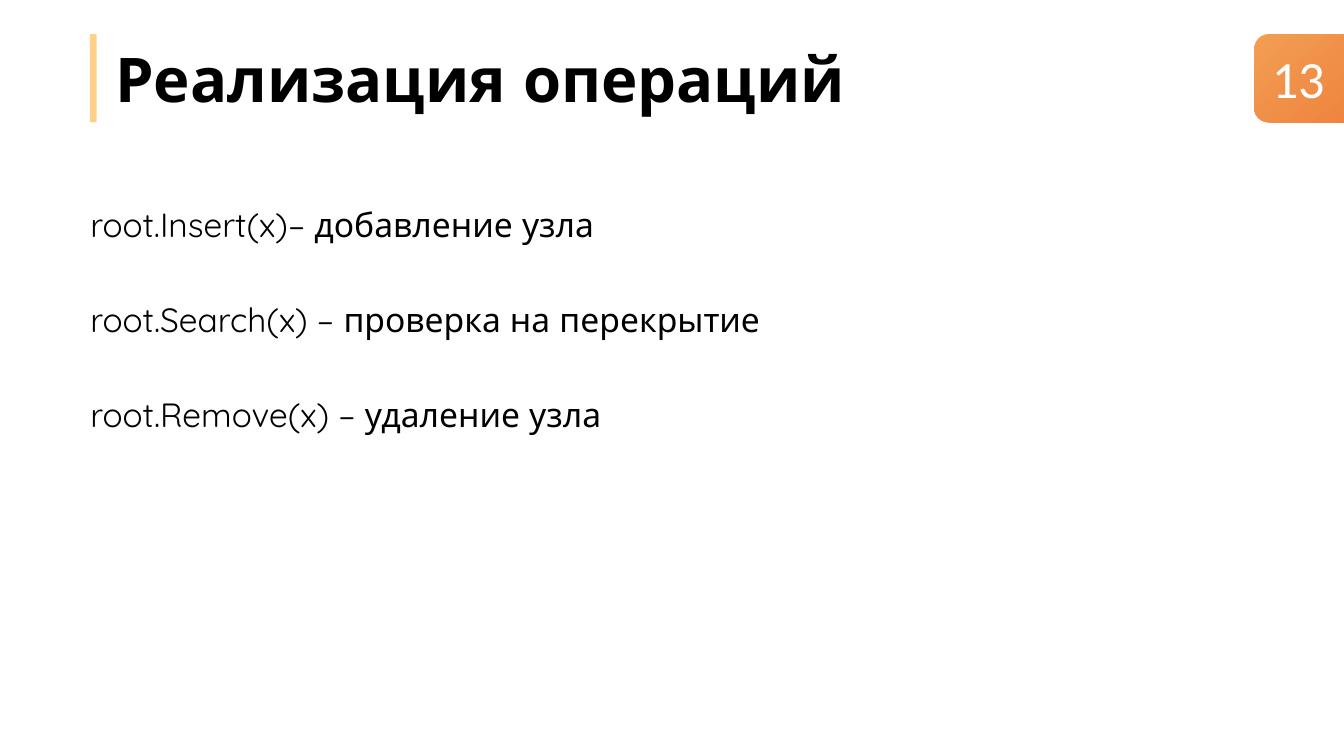
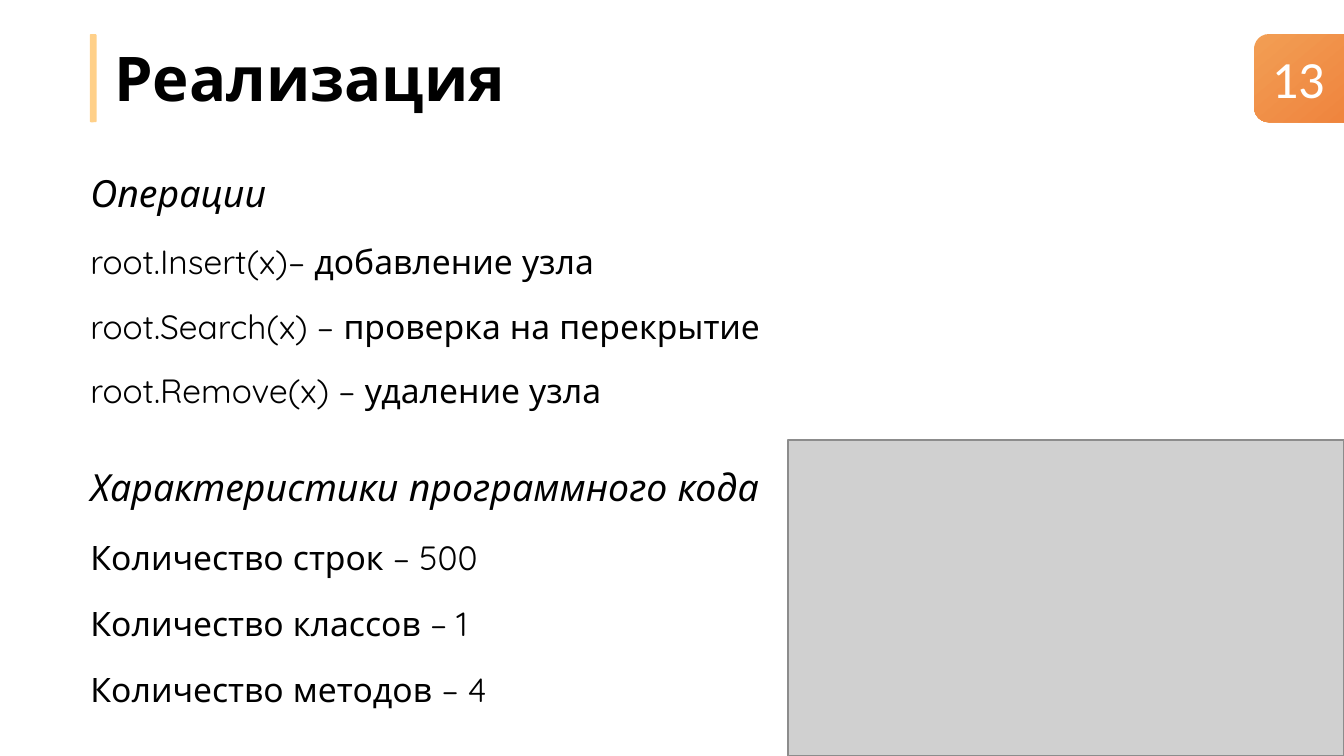
Before and after one commit to nikitachurganov/Interval-Tree, a slide deck: slide 13 of Дерево интервалов.pptx. Drawn at 1344x756 pixels with LibreOffice and Linux fonts; fonts in the diff are those of the drawing; grey boxes stand for pictures. Boxes give left, top, right and bottom in pixels: in the first picture for what was removed or moved away, otherwise in the second. Text is boxed around its words. In the diff, an @@ line names an element or a change of style, - is before the commit and + after.

Commit message:
pptx

```diff
--- a/Дерево интервалов.pptx
+++ b/Дерево интервалов.pptx
@@ text at (114, 57, 505, 113): text changed @@
-Реализация операций
+Реализация
@@ text added at (90, 180, 266, 216), 20 pt, text #000000, italic @@
+Операции
@@ text "root.Insert(x)– добавление узла": place and size @@
-text "root.Insert(x)– добавление узла" at (90, 211, 594, 245)
+text "root.Insert(x)– добавление узла" at (90, 248, 594, 282)
@@ text "root.Search(x) – проверка на перекрытие": place and size @@
-text "root.Search(x) – проверка на перекрытие" at (90, 307, 759, 340)
+text "root.Search(x) – проверка на перекрытие" at (90, 314, 759, 347)
@@ text "root.Remove(x) – удаление узла": place and size @@
-text "root.Remove(x) – удаление узла" at (90, 403, 601, 435)
+text "root.Remove(x) – удаление узла" at (90, 379, 601, 411)
@@ picture added at (788, 439, 1344, 755) @@
@@ text added at (90, 472, 759, 510), 20 pt, text #000000, italic @@
+Характеристики программного кода
@@ text added at (90, 546, 477, 578), 18 pt, text #000000 @@
+Количество строк – 500
@@ text added at (90, 612, 467, 637), 18 pt, text #000000 @@
+Количество классов – 1
@@ text added at (90, 678, 487, 709), 18 pt, text #000000 @@
+Количество методов – 4
```
Also in this commit, not shown: 4 other slides changed, 1 slide added, 1 slide removed.
